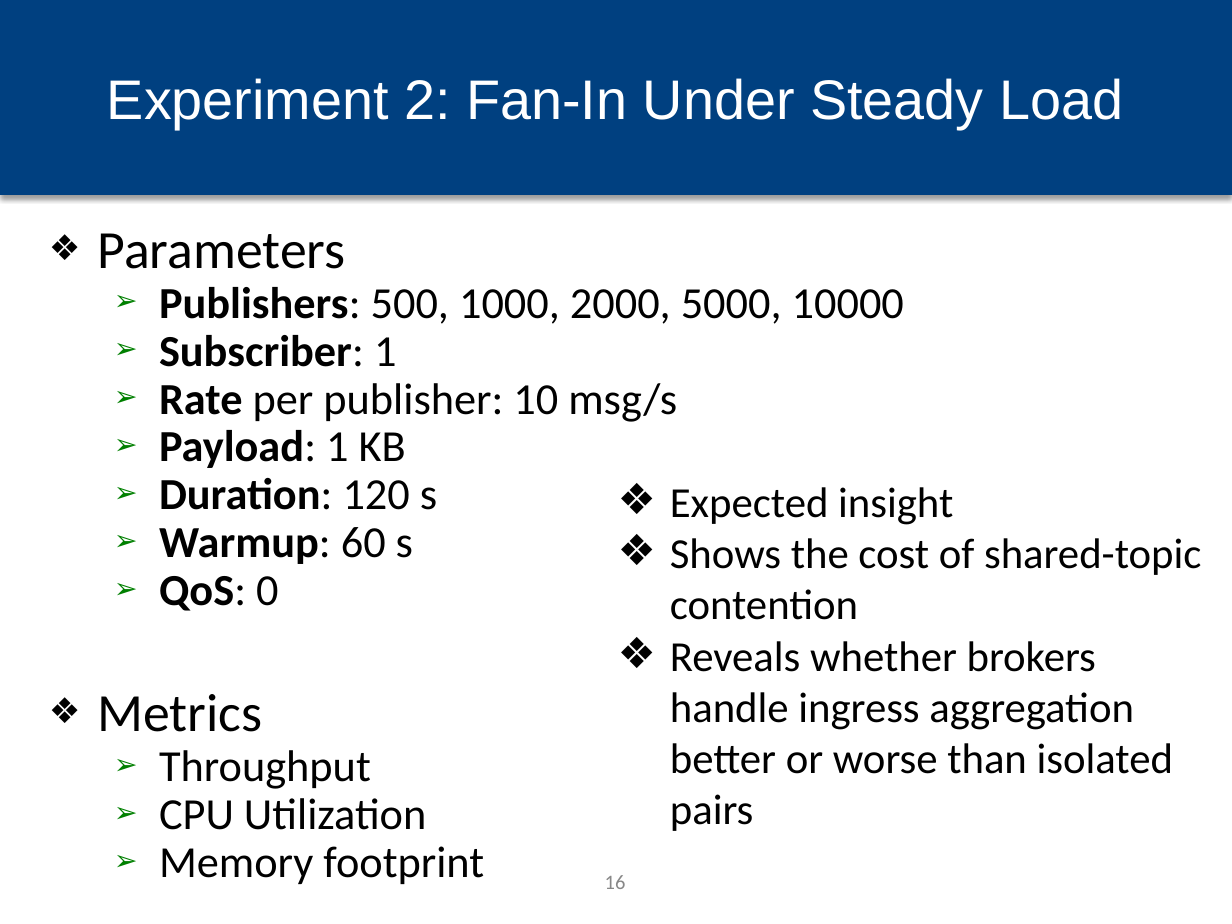
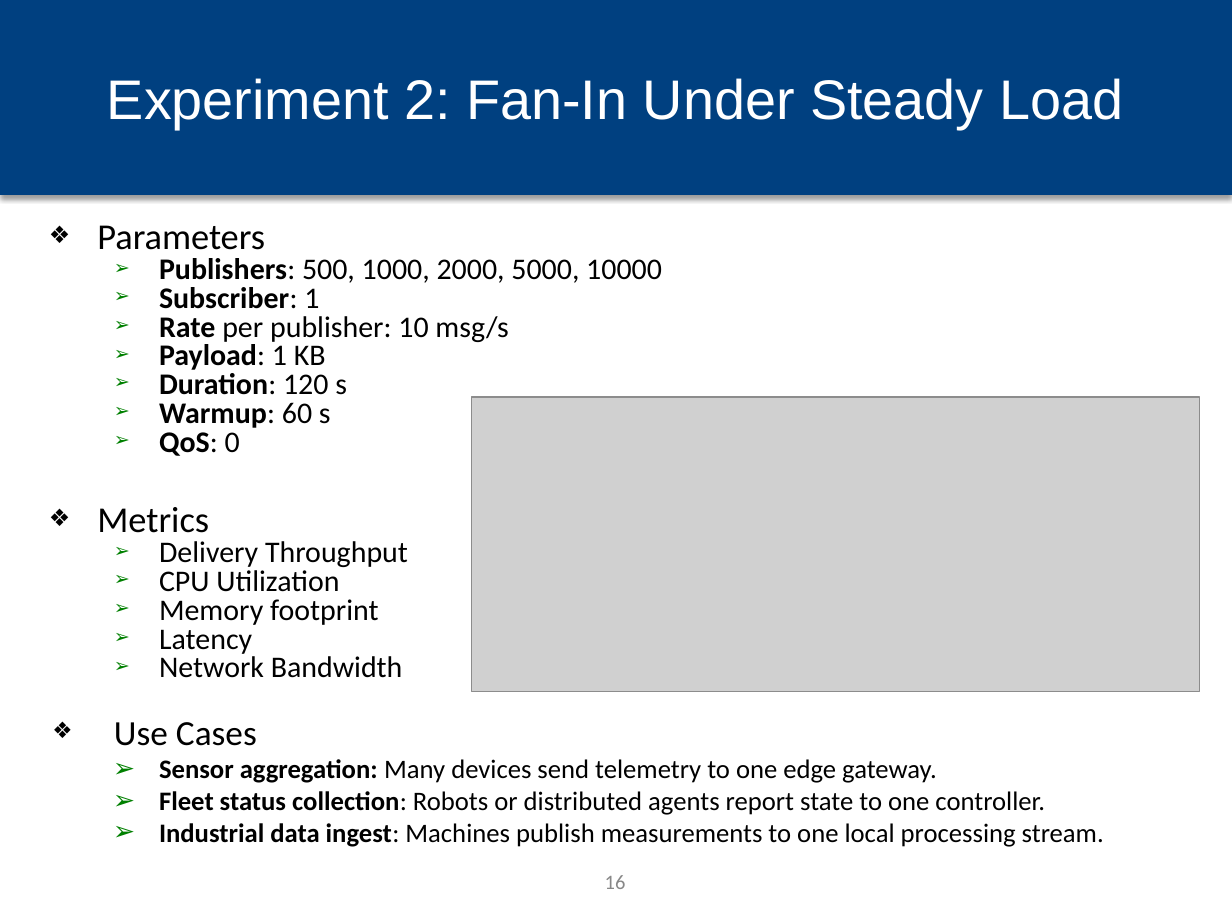
Before and after one commit to hpcclab/mq-bench, a slide deck: slide 16 of docs/Plan/MQ_Bench_Journal_Extension_final.pptx. Drawn at 1232x924 pixels with LibreOffice and Linux fonts; fonts in the diff are those of the drawing; grey boxes stand for pictures; background and template pictures are left out. Boxes give left, top, right and bottom in pixels: in the first picture for what was removed or moved away, otherwise in the second. Text is boxed around its words. In the diff, an @@ line names an element or a change of style, - is before the commit and + after.

```diff
--- a/docs/Plan/MQ_Bench_Journal_Extension_final.pptx
+++ b/docs/Plan/MQ_Bench_Journal_Extension_final.pptx
@@ text at (x1=97, y1=225, x2=662, y2=625): size 31.4 to 21.2 pt in "Parameters", "Metrics"; size 25.9 to 17.5 pt in "Publishers: 500, 1000, 2000, 5000, 10000", "Subscriber: 1", "Rate per publisher: 10 msg/s", "Payload: 1 KB" and 5 more places; line spacing 0.9 to 0.8 @@
@@ picture added at (x1=472, y1=397, x2=1200, y2=691) @@
@@ text removed at (x1=670, y1=487, x2=1201, y2=831) @@
-❖ Expected insight
-❖ Shows the cost of shared-topic contention
-❖ Reveals whether brokers handle ingress aggregation better or worse than isolated pairs
@@ text at (x1=159, y1=541, x2=408, y2=567): text changed; size 25.9 to 17.5 pt @@
-  ➢ Throughput
+  ➢ Delivery Throughput
@@ text at (x1=114, y1=629, x2=1104, y2=847): paragraphs added @@
+  ➢ Latency
+  ➢ Network Bandwidth
+❖ Use Cases
+  ➢ Sensor aggregation: Many devices send telemetry to one edge gateway.
+  ➢ Fleet status collection: Robots or distributed agents report state to one controller.
+  ➢ Industrial data ingest: Machines publish measurements to one local processing stream.
```
Also in this commit, not shown: 22 other slides changed, 8 slides added, 1 slide removed, 12 other files.
